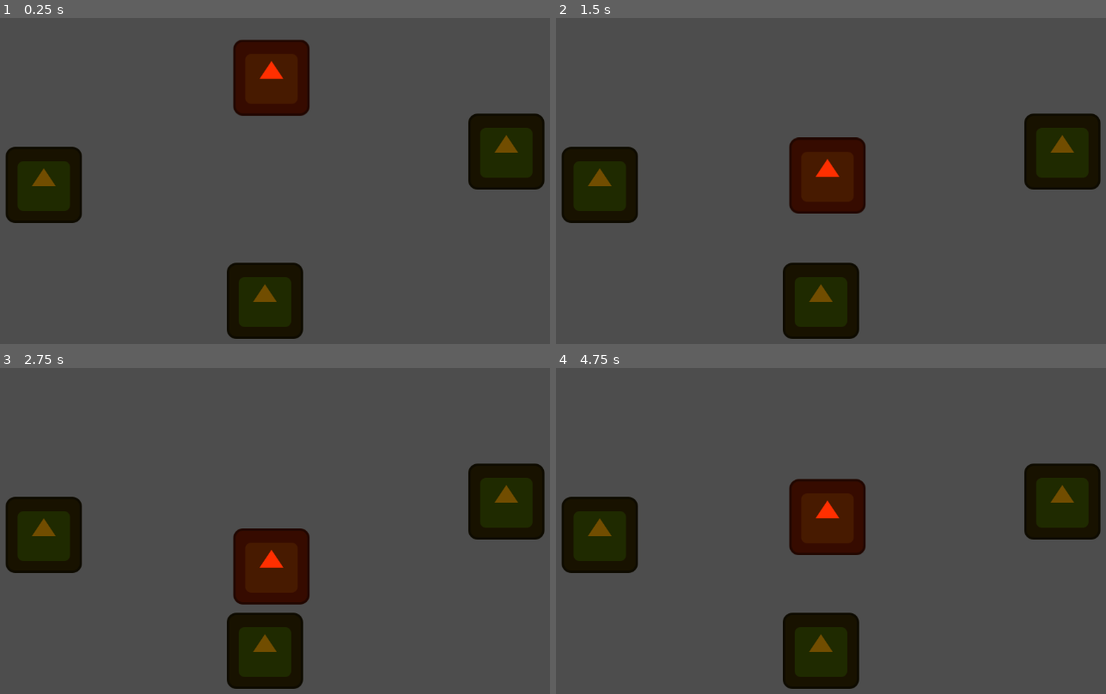
Above: before the commit, frames 1-4 (two rows, left to right).
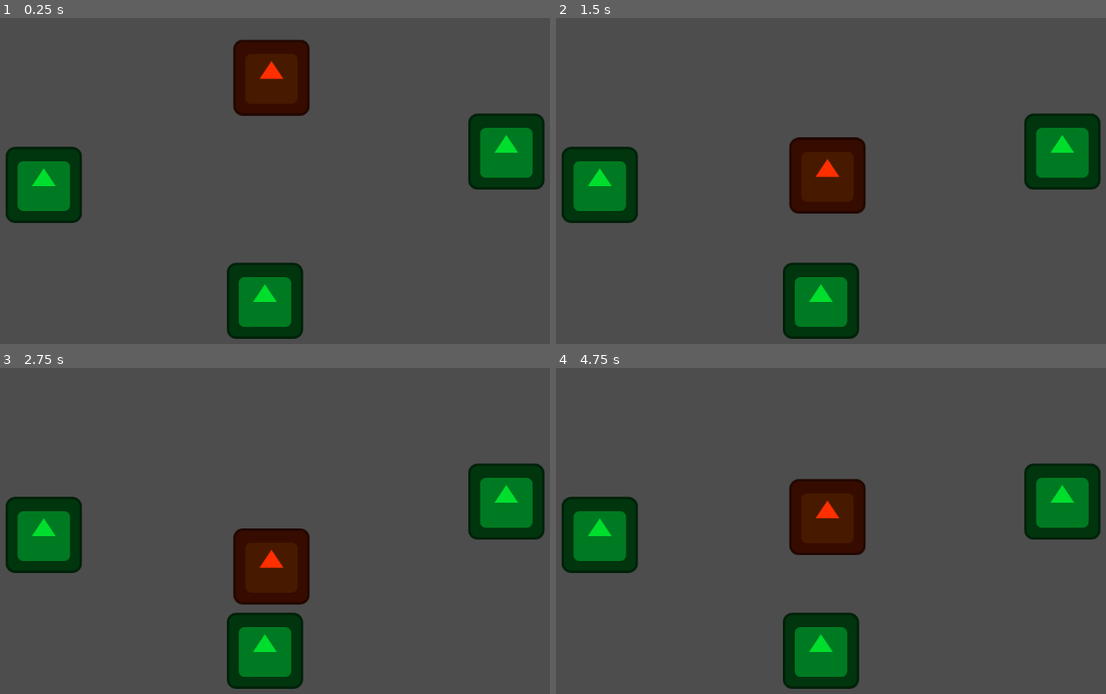
Above: after the commit, the same moments.

Repository: EmmmanuelRCPP/Github-FoxDev-practica
Game: Godot game, scene res://nivel.tscn
Two runs of this game, one before a commit and one after it. Both use one fixed random seed, a clock stepped at 60 frames per second and the inputs below. The project has no main scene, so this scene is started directly. The engine's default icon, where the game draws it, is replaced by a stand-in: a white triangle on a blue panel in a dark square.
Inputs:
- Up to frame 1 (0.25 s): no input
- Up to frame 2 (1.5 s): tap Enter at 1.25 s
- Up to frame 3 (2.75 s): no input
- Up to frame 4 (4.75 s): tap Space at 2.75 s; tap Enter at 4.25 s

The runs differ from the first frame. In frame 1, 8.6% of the frame differs, in the area x 1-99%, y 30-98%; in frame 2, 8.6%; in frame 3, 8.6%; in frame 4, 8.6%.

Commit message:
Update plataforma.tscn

Diff:
--- a/plataforma.tscn
+++ b/plataforma.tscn
@@ -11,6 +11,6 @@
 shape = SubResource("CircleShape2D_j5r3h")
 
 [node name="Icon" type="Sprite2D" parent="."]
-modulate = Color(0.444838, 0.30209, 4.81308e-08, 1)
+modulate = Color(2.40654e-06, 0.870694, 0.178624, 1)
 position = Vector2(0, -5)
 texture = ExtResource("1_u5esh")
